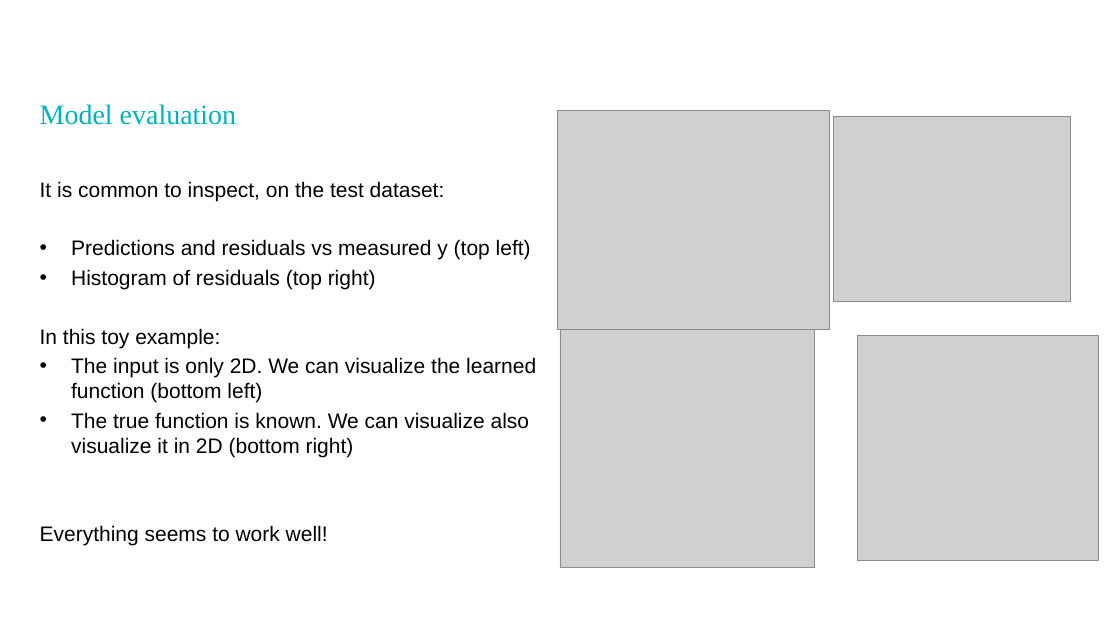
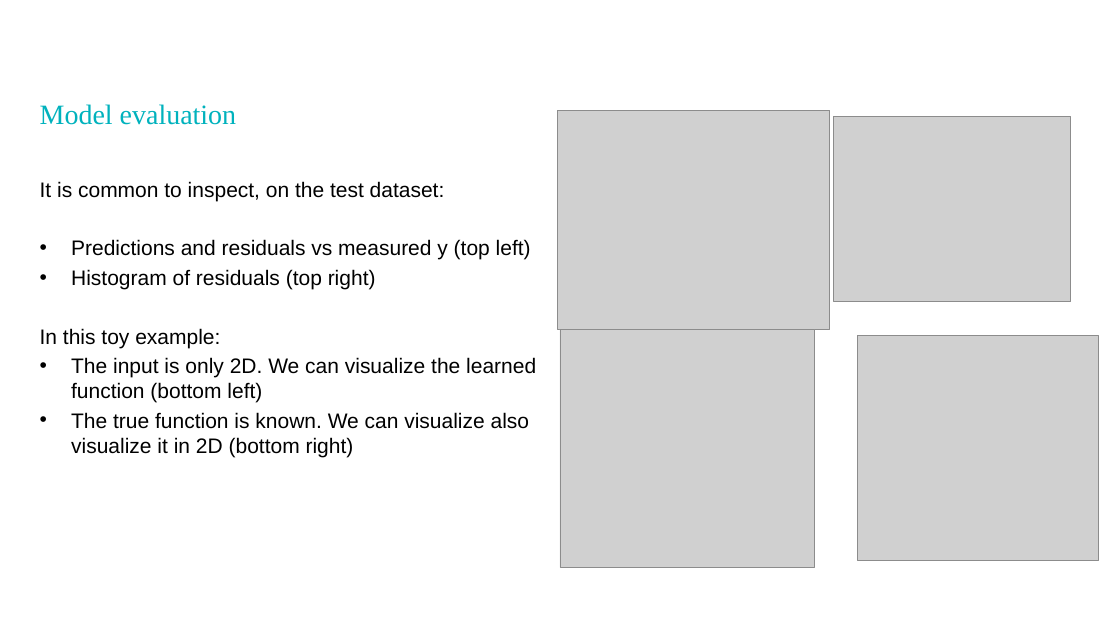
Before and after one commit to PatrykBBB/dl-sysid-eeci2025, a slide deck: slide 5 of exercises/regression/regression_exercises.pptx. Drawn at 1120x630 pixels with LibreOffice and Linux fonts; fonts in the diff are those of the drawing; grey boxes stand for pictures; background and template pictures are left out. Boxes give left, top, right and bottom in pixels: in the first picture for what was removed or moved away, otherwise in the second. Text is boxed around its words. In the diff, an @@ line names an element or a change of style, - is before the commit and + after.

```diff
--- a/exercises/regression/regression_exercises.pptx
+++ b/exercises/regression/regression_exercises.pptx
@@ text at (40, 525, 328, 545): paragraph removed @@
-Everything seems to work well!
```
Also in this commit, not shown: 1 other slide changed, 1 other file.
